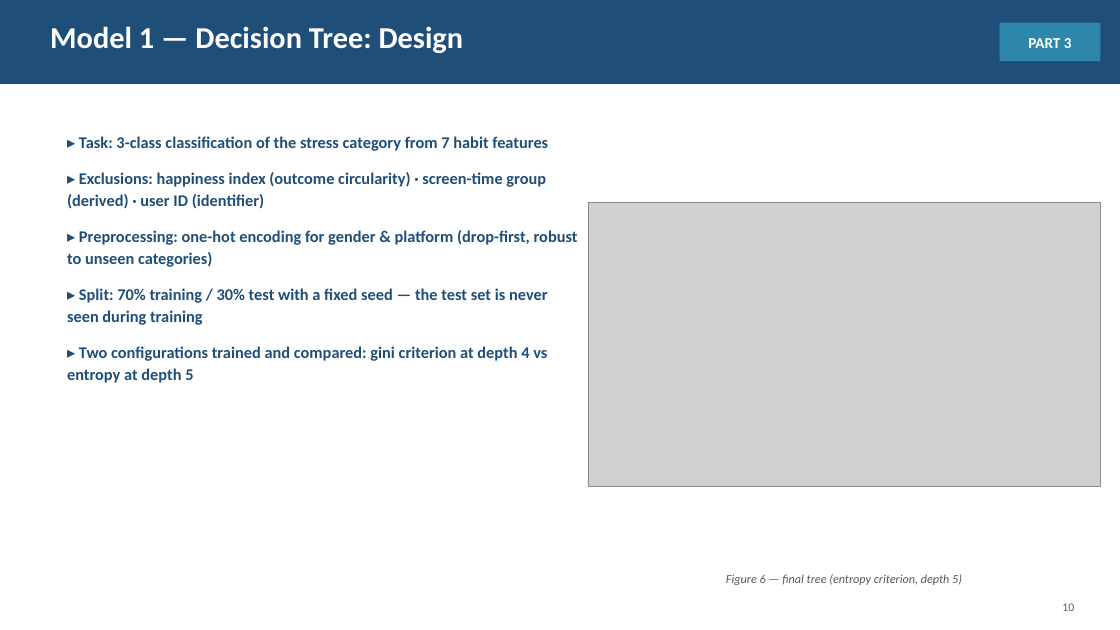
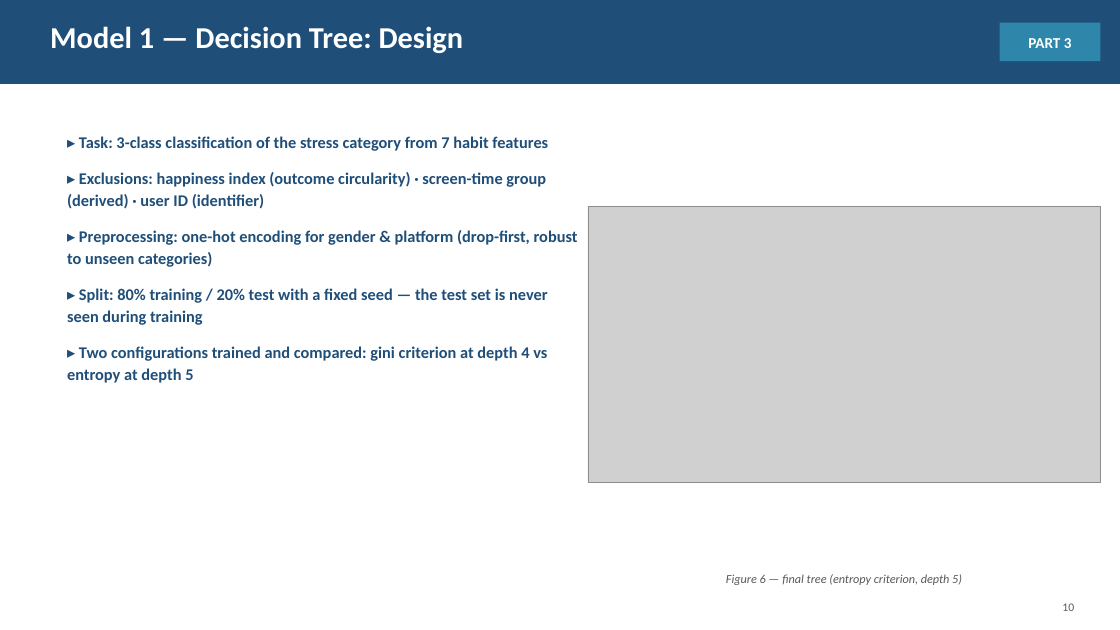
Before and after one commit to jaismine19/social-media-stress-analysis, a slide deck: slide 10 of presentation/Social_Media_Stress_Presentation.pptx. Drawn at 1120x630 pixels with LibreOffice and Linux fonts; fonts in the diff are those of the drawing; grey boxes stand for pictures. Boxes give left, top, right and bottom in pixels: in the first picture for what was removed or moved away, otherwise in the second. Text is boxed around its words. In the diff, an @@ line names an element or a change of style, - is before the commit and + after.

```diff
--- a/presentation/Social_Media_Stress_Presentation.pptx
+++ b/presentation/Social_Media_Stress_Presentation.pptx
@@ picture resized from (x1=588, y1=202, x2=1101, y2=487) to (x1=588, y1=207, x2=1101, y2=483) @@
@@ text at (x1=67, y1=288, x2=548, y2=325): text changed @@
-▸ Split: 70% training / 30% test with a fixed seed — the test set is never seen during training
+▸ Split: 80% training / 20% test with a fixed seed — the test set is never seen during training
```
Also in this commit, not shown: 9 other slides changed, 1 slide added, 2 slides removed, 2 other files.
